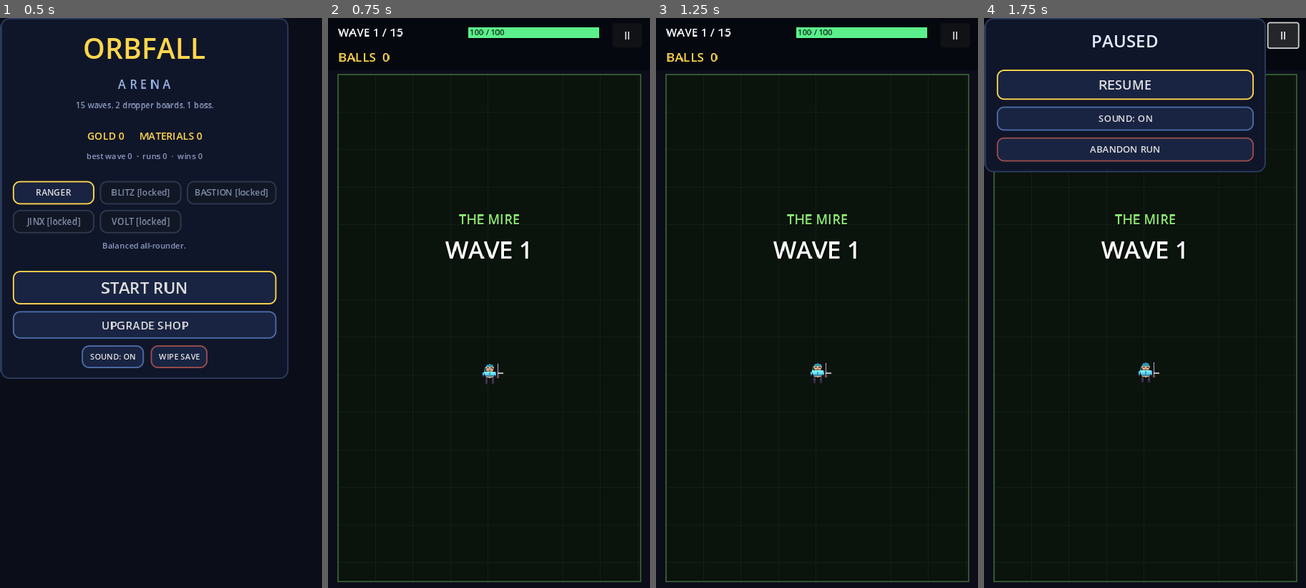
Above: before the commit, frames 1-4 (left to right).
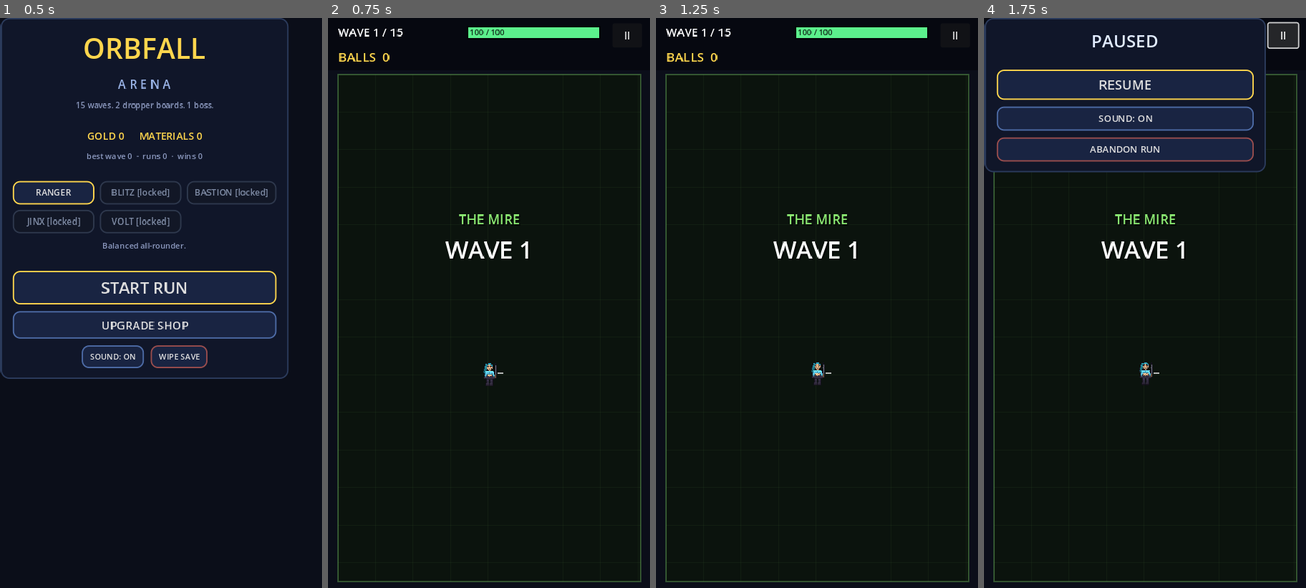
Above: after the commit, the same moments.

Repository: mmfoodchicks/ball-dropper
Game: Godot game, scene res://main.tscn
The game is run twice, just before and just after one commit, with the same random seed, the same clock (stepped at 60 frames per second) and the same inputs.
Inputs:
- Up to frame 1 (0.5 s): no input
- Up to frame 2 (0.75 s): click "START RUN" at 0.5 s
- Up to frame 3 (1.25 s): no input
- Up to frame 4 (1.75 s): click "II" at 1.25 s

Frame 1 is identical in both runs. In frame 2, 0.1% of the frame differs, in the area x 48-54%, y 60-65%; in frame 3, 0.1%; in frame 4, 0.1%.

Commit message:
feat: uniform 48px character rig with readable multi-pixel faces
Characters were 32px slab-and-trapezoid figures with ~10px heads — too
coarse for faces to read. All five playables now share one 48px human
rig (same head size, eye line, shoulders, stance, boot line) built from
capsules and cosine-eased width profiles instead of slabs, with 2x2
iris-colored eyes, lids, brows, nose and mouth. hero.gd shows the bigger
canvas at the same ~37px footprint, so the art gains texel density
rather than screen size.

Co-Authored-By: Claude Fable 5 <noreply@anthropic.com>
Claude-Session: https://claude.ai/code/session_01X8QB52Vpk6EtUcCCLmY2pY

Diff:
--- a/src/combat/hero.gd
+++ b/src/combat/hero.gd
@@ -129,7 +129,9 @@
 	if iframes > 0.0:
 		a = 0.45 + 0.4 * sin(iframes * 40.0)
 	if _tex != null:
-		var side := _tex.get_width() / 4.0 * 1.15
+		# Char art is a 48px canvas shown at ~37px, so faces keep
+		# more texels per screen pixel than the enemy sprites.
+		var side := _tex.get_width() / 4.0 * 0.78
 		var bob := sin(_anim_t * 5.0) * 1.1
 		draw_texture_rect(
 			_tex, Rect2(-side * 0.5, -side * 0.5 + bob, side, side), false, Color(1, 1, 1, a)
Binary file changed: assets/sprites/char_bastion.png
Binary file changed: assets/sprites/char_blitz.png
Binary file changed: assets/sprites/char_jinx.png
Binary file changed: assets/sprites/char_ranger.png
Binary file changed: assets/sprites/char_volt.png
Binary file changed: assets/sprites/sheet_preview.png
Not shown, changed: README.md
Not shown, changed: tools/make_sprites.py
